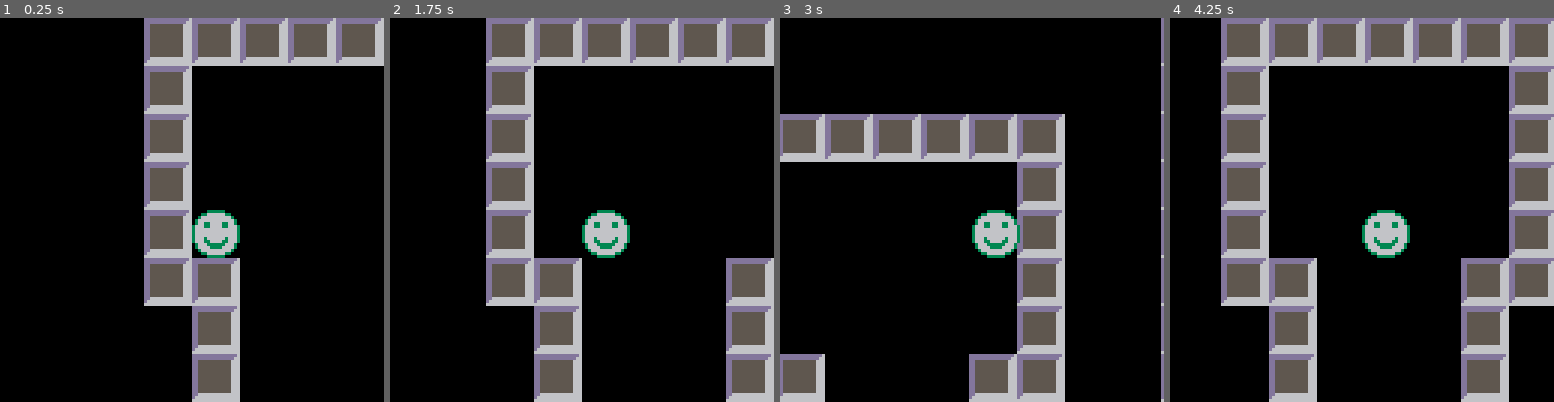
Above: before the commit, frames 1-4 (left to right).
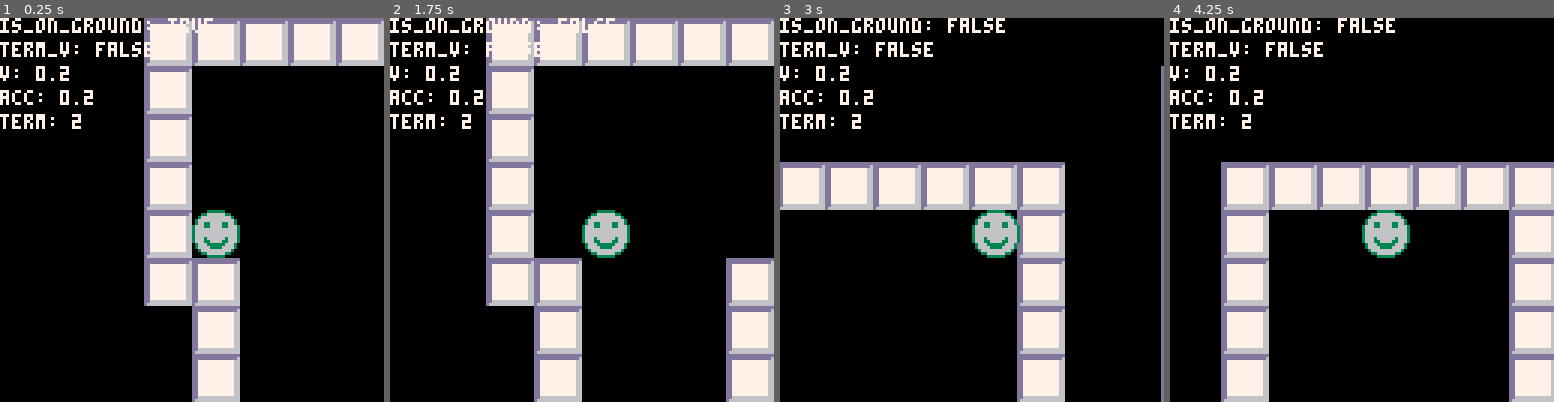
Above: after the commit, the same moments.

Repository: alixnovosi/boxventure
Game: PICO-8 cartridge boxventure.p8
The game is run twice, just before and just after one commit, with the same random seed, the same clock (stepped at 60 frames per second) and the same inputs.
Inputs:
- Up to frame 1 (0.25 s): no input
- Up to frame 2 (1.75 s): tap X (X key) at 0.33, 1.07 s; tap O (Z key) at 0.7, 1.7 s; hold Right from 1.6 s (still down)
- Up to frame 3 (3 s): tap X (X key) at 1.85, 2.97 s; release Right at 2.1 s; tap O (Z key) at 2.1, 2.5, 2.9 s; hold Up 2.15-2.42 s; hold Right from 2.47 s (still down)
- Up to frame 4 (4.25 s): release Right at 3.03 s; hold Left 3.08-3.58 s; tap O (Z key) at 3.3, 3.7, 4.1 s; hold Down 3.63-3.97 s; hold Right from 4.02 s (still down); tap X (X key) at 4.08 s

The runs differ from the first frame. In frame 1, 14% of the frame differs, in the area x 0-100%, y 0-100%; in frame 2, 17%; in frame 3, 27%; in frame 4, 47%.

Commit message:
attempte gravity, pretty up sprites

Diff:
--- a/boxventure.p8
+++ b/boxventure.p8
@@ -27,15 +27,15 @@
         player.flipped = false
     end
 
+    dy += player.vv * 1
+
     -- todo implement jumping this time
     -- 2 up
     if btn(2) then
-        dy -= 2
     end
 
     -- 3 down
     if btn(3) then
-        dy += 2
     end
 
     if btn(4) then
@@ -48,6 +48,55 @@
     end
 
     apply_player_move(dx, dy)
+end
+
+function update_vv()
+    rows, cols = get_player_cells()
+    player_bottom = flr(player.y + (cell_size / 2) + (player.height / 2))
+    bottom_row = to_cell(player_bottom, false)
+
+    collidable_below = false
+    is_on_ground = false
+    for col in all(cols) do
+        if is_collidable(col, bottom_row+1) then
+            collidable_below = true
+            break
+        end
+    end
+
+    if collidable_below and (player_bottom % cell_size) == 0 then
+        is_on_ground = true
+    end
+
+    debug_update("is_on_ground", is_on_ground)
+
+    if btn(2) and abs(player.vv) < 3 then
+        player.vv += player.jump_acc * 1
+    end
+
+    is_term_v = at_terminal_velocity()
+    debug_update("term_v", is_term_v)
+
+    if not player.is_on_ground then
+        player.vv += (level.grav_acc * 1)
+        debug_update("v", player.vv)
+        debug_update("acc", level.grav_acc)
+    end
+
+end
+
+function at_terminal_velocity()
+    if (player.vv / abs(player.vv)) != (level.grav_acc / abs(level.grav_acc)) then
+        return false
+    end
+
+    debug_update("term", player.term_v)
+
+    if player.vv < player.term_v then
+        return false
+    end
+
+    return true
 end
 
 function handle_use()
@@ -86,7 +135,7 @@
     end
 end
 
-function apply_player_move(dx, dy)
+function get_player_cells()
     player_left = flr(player.x + (cell_size / 2) - (player.width / 2))
     player_top = flr(player.y + (cell_size / 2) - (player.height / 2))
     player_right = flr(player.x + (cell_size / 2) + (player.width / 2))
@@ -115,6 +164,12 @@
             cols[#cols+1] = i
         end
     end
+
+    return rows, cols
+end
+
+function apply_player_move(dx, dy)
+    rows, cols = get_player_cells()
 
     -- todo find ways to dedupe
     if dx > 0 then
@@ -174,6 +229,8 @@
             player.y += dist_to_cell_edge
             dy -= dist_to_cell_edge
 
+            player.is_on_ground = true
+
             -- see if we can continue moving
             can_move = true
             for col in all(cols) do
@@ -277,6 +335,7 @@
 -- pico8 necessary methods
 function _update60()
     if not done then
+        update_vv()
         move_player()
     else
         move_credits()
@@ -328,11 +387,10 @@
         height = cell_size,
         width = cell_size - 2,
         move_speed = 2,
-        jump_acc = 0.2,
-        max_v_vel = 0.8,
-        v_vel = 0,
-        jump_hold_frames = 0,
-        max_jump_hold_frames = 3,
+        jump_acc = -0.5,
+        term_v = 2,
+        acc = 0,
+        vv = 0,
         sprite = 33,
         flipped = false,
     }
@@ -350,22 +408,22 @@
     }
 end
 __gfx__
-00000000ddddddddddddddd600000000000000000000000000000000000000000000000000000000000000000000000000000000000000000000000000000000
-00000000dddddddddddddd6600003333333300000000000000000000000000000000000000000000000000000000000000000000000000000000000000000000
-00700700dd5555555555566600037777777730000000000000000000000000000000000000000000000000000000000000000000000000000000000000000000
-00077000dd5555555555566600377777777773000000000000000000000000000000000000000000000000000000000000000000000000000000000000000000
-00077000dd5555555555566603777777777777300000000000000000000000000000000000000000000000000000000000000000000000000000000000000000
-00700700dd5555555555566603776667767677300000000000000000000000000000000000000000000000000000000000000000000000000000000000000000
-00000000dd5555555555566603776777776777300000000000000000000000000000000000000000000000000000000000000000000000000000000000000000
-00000000dd5555555555566603776677776777300000000000000000000000000000000000000000000000000000000000000000000000000000000000000000
-00000000dd5555555555566603776777776777300000000000000000000000000000000000000000000000000000000000000000000000000000000000000000
-00000000dd5555555555566603776667767677300000000000000000000000000000000000000000000000000000000000000000000000000000000000000000
-00000000dd5555555555566603777777777777300000000000000000000000000000000000000000000000000000000000000000000000000000000000000000
-00000000dd5555555555566603776667766677300000000000000000000000000000000000000000000000000000000000000000000000000000000000000000
-00000000dd5555555555566603777677776777300000000000000000000000000000000000000000000000000000000000000000000000000000000000000000
+00000000dddddddddddddddd00000000000000000000000000000000000000000000000000000000000000000000000000000000000000000000000000000000
+00000000ddddddddddddddd600003333333300000000000000000000000000000000000000000000000000000000000000000000000000000000000000000000
+00700700dd7777777777776600037777777730000000000000000000000000000000000000000000000000000000000000000000000000000000000000000000
+00077000dd7777777777776600377777777773000000000000000000000000000000000000000000000000000000000000000000000000000000000000000000
+00077000dd7777777777776603777777777777300000000000000000000000000000000000000000000000000000000000000000000000000000000000000000
+00700700dd7777777777776603776667767677300000000000000000000000000000000000000000000000000000000000000000000000000000000000000000
+00000000dd7777777777776603776777776777300000000000000000000000000000000000000000000000000000000000000000000000000000000000000000
+00000000dd7777777777776603776677776777300000000000000000000000000000000000000000000000000000000000000000000000000000000000000000
+00000000dd7777777777776603776777776777300000000000000000000000000000000000000000000000000000000000000000000000000000000000000000
+00000000dd7777777777776603776667767677300000000000000000000000000000000000000000000000000000000000000000000000000000000000000000
+00000000dd7777777777776603777777777777300000000000000000000000000000000000000000000000000000000000000000000000000000000000000000
+00000000dd7777777777776603776667766677300000000000000000000000000000000000000000000000000000000000000000000000000000000000000000
+00000000dd7777777777776603777677776777300000000000000000000000000000000000000000000000000000000000000000000000000000000000000000
+00000000dd7777777777776603777677776777300000000000000000000000000000000000000000000000000000000000000000000000000000000000000000
 00000000dd6666666666666603777677776777300000000000000000000000000000000000000000000000000000000000000000000000000000000000000000
-00000000d66666666666666603777677776777300000000000000000000000000000000000000000000000000000000000000000000000000000000000000000
-00000000666666666666666603776667776777300000000000000000000000000000000000000000000000000000000000000000000000000000000000000000
+00000000d66666666666666603776667776777300000000000000000000000000000000000000000000000000000000000000000000000000000000000000000
 00000000000003333330000000000000000000000000000000000000000000000000000000000000000000000000000000000000000000000000000000000000
 00000000000336666663300000000000000000000000000000000000000000000000000000000000000000000000000000000000000000000000000000000000
 00000000003666666666630000000000000000000000000000000000000000000000000000000000000000000000000000000000000000000000000000000000
